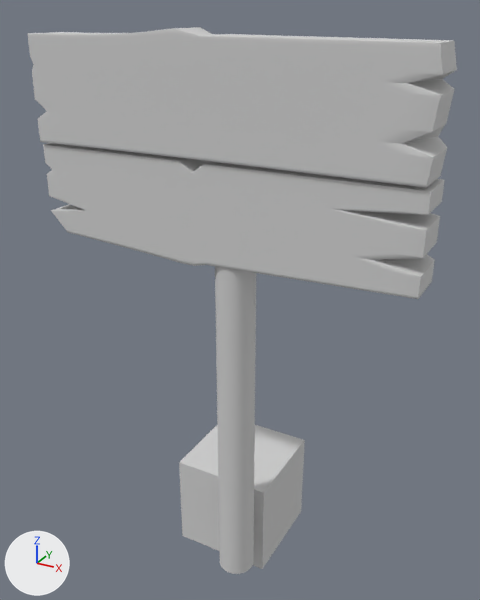
The glTF model sign.gltf: old version first, new version second.
Camera for both pictures: a 50 mm lens placed at (5.67, -10.46, 9.77), pointed at (0.13, -0.39, 4.74). The lights are fixed; the arrows at lower left show +X, +Y and +Z. Where no turn or scale is listed for an object, it has been applied to the vertices. Vertices at the same position are counted once.

The older version as bpy lines, for what is in view:
```python
mat_initialshadinggroup = principled_material('initialShadingGroup')
mat_initialshadinggroup.base_color = (0.64, 0.64, 0.64)  # light grey #d1d1d1
mat_initialshadinggroup.roughness = 1.0
me_cube = bpy.data.meshes.new('Cube')
me_cube.from_pydata(...)  # a box spanning x -1.0..1.0, y -1.0..1.0, z -1.0..1.0
me_cube.materials.append(mat_material)  # light grey #d1d1d1
me_pcube11 = bpy.data.meshes.new('pCube11')
me_pcube11.from_pydata(...)  # 7240 vertices, 14358 faces; spans x -2.94..3.76, y -1.95..-0.28, z -0.45..9.51
me_pcube11.materials.append(mat_initialshadinggroup)  # light grey #d1d1d1
ob_cube = bpy.data.objects.new('Cube', me_cube)
ob_cube.location = (0.0, 0.0, 0.0)
ob_pcube11 = bpy.data.objects.new('pCube11', me_pcube11)
ob_pcube11.location = (0.0, 0.0, 0.0)
```
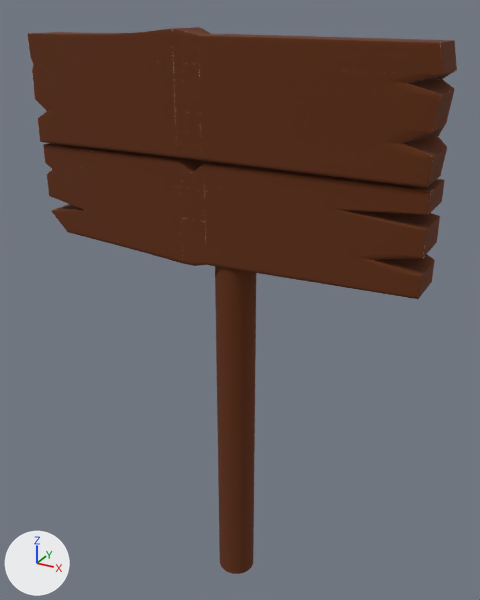
What differs and where, as boxes [x1, y1, x2, y2] in the pictures (480 x 600 px):
'pCube11', recoloured: [27, 27, 457, 574] in both
'Cube', deleted: before [179, 425, 305, 569]

What changed in the scene script:
```text
Change mat_initialshadinggroup:
    where n0 = _N.new('ShaderNodeBsdfPrincipled'); n0.name = 'Principled BSDF'
    remove n0.inputs[0].default_value = (0.64, 0.64, 0.64, 1.0)  # 'Base Color', light grey #d1d1d1
    add n2 = _N.new('ShaderNodeMix'); n2.name = 'Mix'
    add n2.data_type = 'RGBA'
    add n2.blend_type = 'MULTIPLY'
    add n2.inputs[0].default_value = 1.0  # 'Factor'
    add n2.inputs[7].default_value = (0.64, 0.64, 0.64, 1.0)  # 'B', light grey #d1d1d1
    add n3 = _N.new('ShaderNodeVertexColor'); n3.name = 'Color Attribute'
    add _L.new(n2.outputs[2], n0.inputs[0])  # 'Result' to 'Base Color'
    add _L.new(n3.outputs[0], n2.inputs[6])  # 'Color' to 'A'
Change me_pcube11:
    where me_pcube11.from_pydata(...)  # 7240 vertices, 14358 faces; spans x -2.94..3.76, y -1.95..-0.28, z -0.45..9.51
    used by ob_pcube11; location = (0.0, 0.0, 0.0)
    me_pcube11 part 1: vertex colours changed
Remove ob_cube:
    ob_cube = bpy.data.objects.new('Cube', me_cube)
    ob_cube.location = (0.0, 0.0, 0.0)
```
